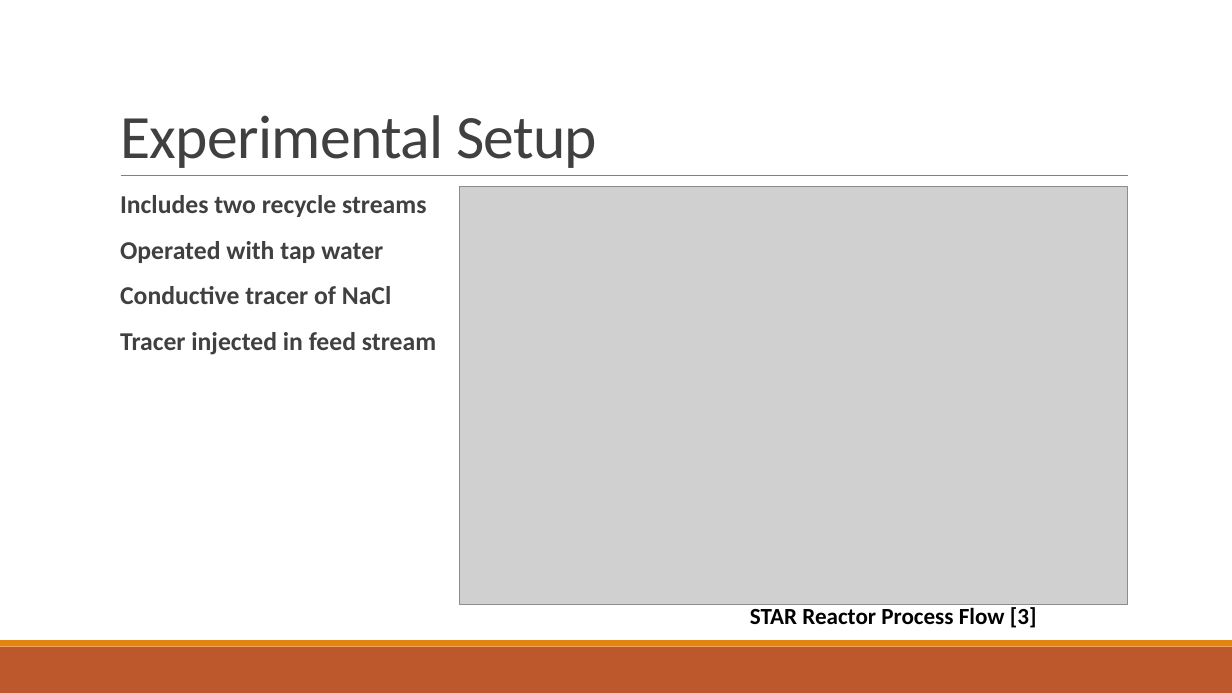
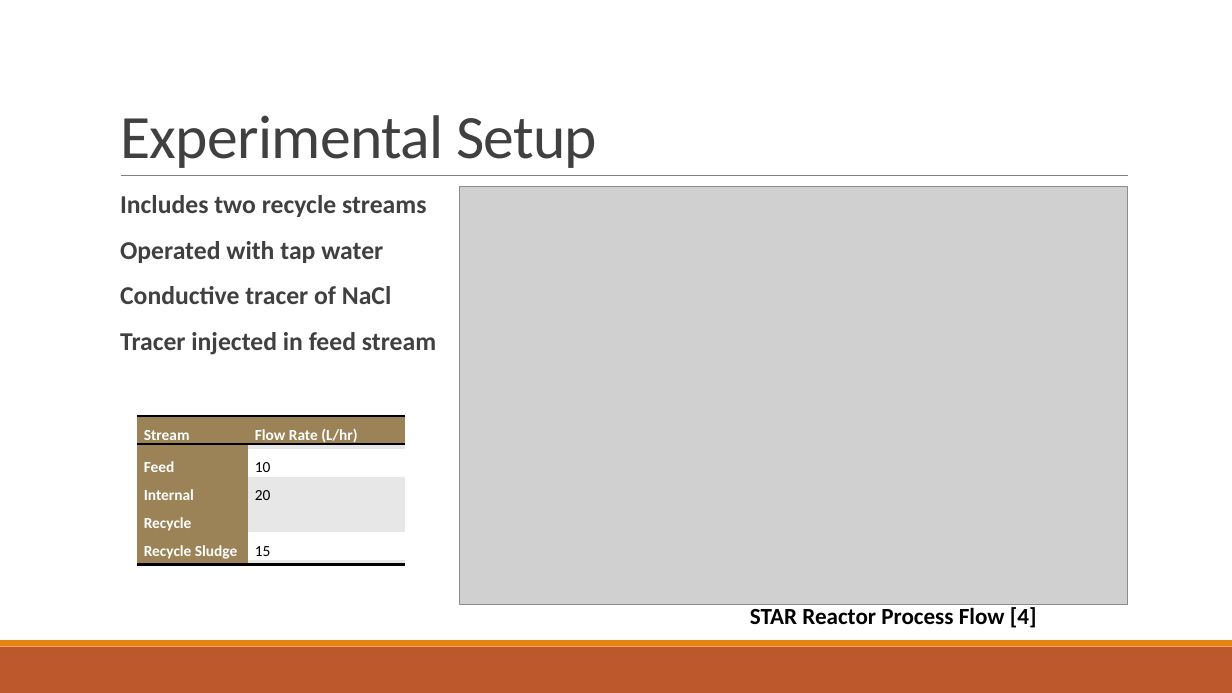
Before and after one commit to mark-edney/Thesis-Matlab, a slide deck: slide 6 of Thesis defense.pptx. Drawn at 1232x693 pixels with LibreOffice and Linux fonts; fonts in the diff are those of the drawing; grey boxes stand for pictures. Boxes give left, top, right and bottom in pixels: in the first picture for what was removed or moved away, otherwise in the second. Text is boxed around its words. In the diff, an @@ line names an element or a change of style, - is before the commit and + after.

```diff
--- a/Thesis defense.pptx
+++ b/Thesis defense.pptx
@@ table added at box(137, 417, 405, 565), 6 rows, 2 columns @@
+Stream | Flow Rate (L/hr)
+ | 
+Feed | 10
+Internal Recycle | 20
+Recycle Sludge | 15
+ | 
@@ text at box(750, 604, 1037, 628): text changed @@
-STAR Reactor Process Flow [3]
+STAR Reactor Process Flow [4]
```
Also in this commit, not shown: 4 other slides changed, 3 other files.
